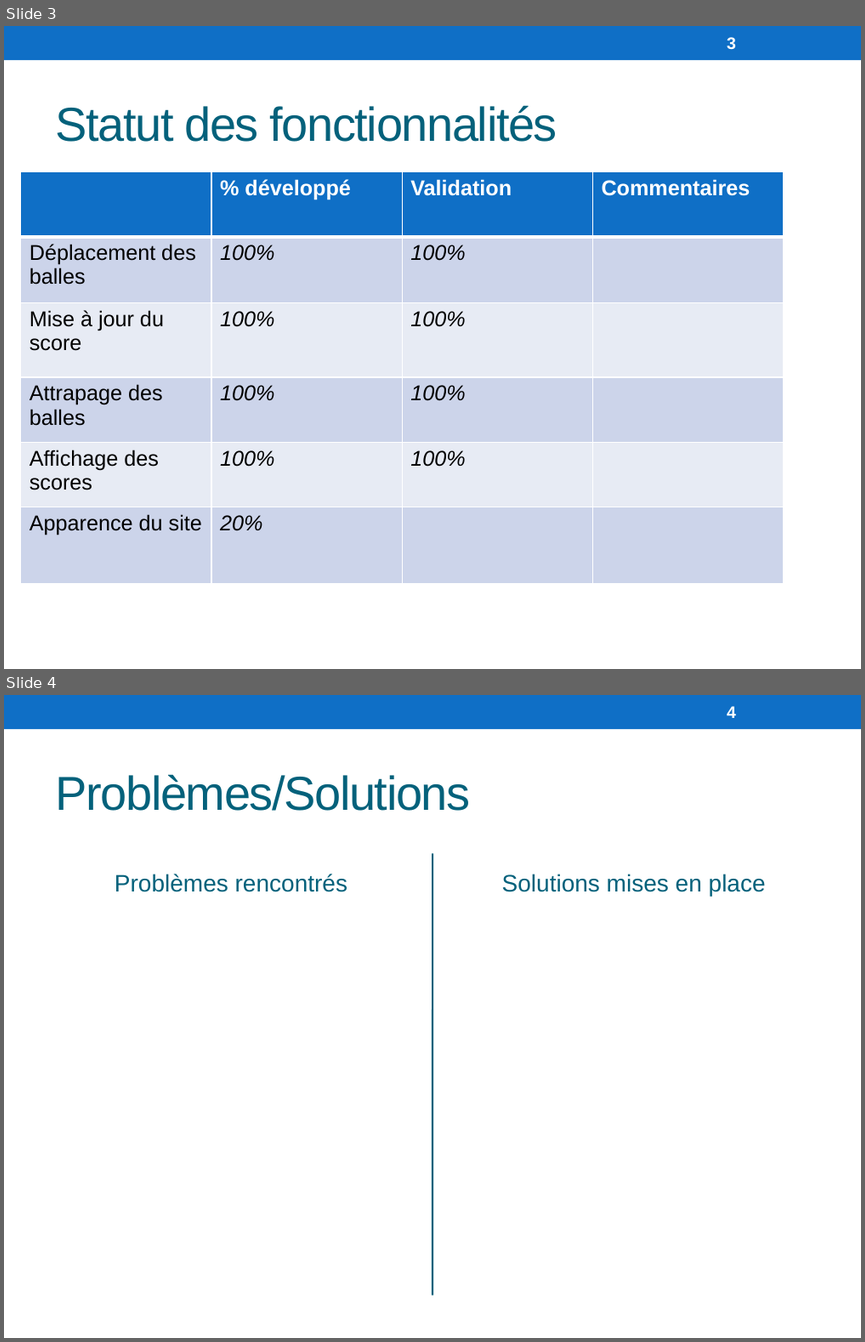
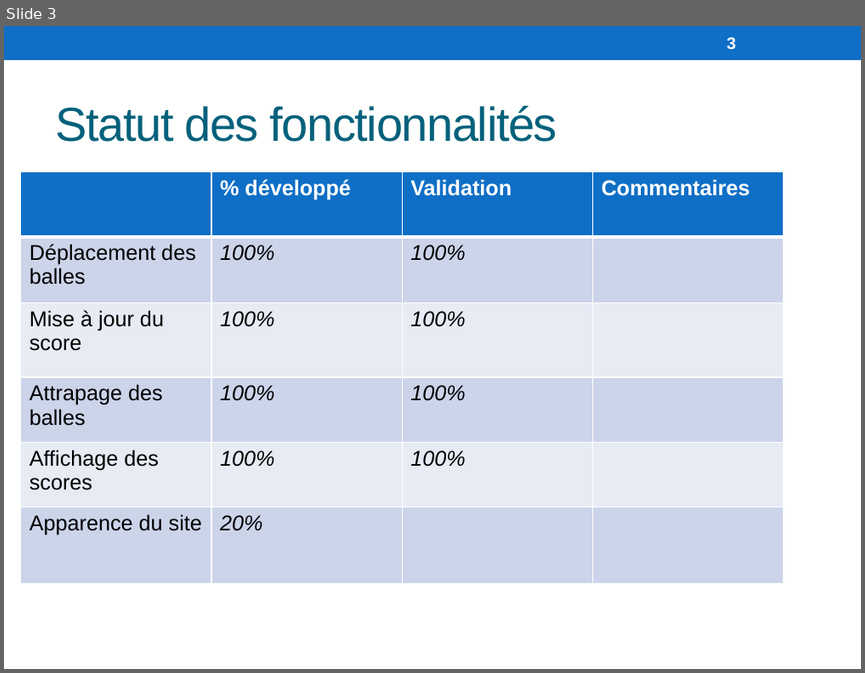
Before and after one commit to LeSphax/WalletGame, a slide deck: Présentation projet.pptx. Shown one above the other, each under a label of ours: slides 3 and 4 before the commit, slide 3 after it. The pictures are 865x1342 and 865x673 pixels, drawn with LibreOffice and Linux fonts; fonts in the diff are those of the drawing. Boxes give left, top, right and bottom in pixels: in the first picture for what was removed or moved away, otherwise in the second. Text is boxed around its words. In the diff, an @@ line names an element or a change of style, - is before the commit and + after.

Commit message:
Deleted useless slide

```diff
--- a/Présentation projet.pptx
+++ b/Présentation projet.pptx
@@ slide 4 removed at (4, 695, 861, 1338), background #FFFFFF; not listed: 1 template element that a slide beside it also shows @@
@@ page number removed at (726, 706, 736, 718) @@
-4
@@ title removed at (55, 774, 470, 811) @@
-Problèmes/Solutions
@@ line removed from (432, 853) to (432, 1295) @@
@@ text removed at (114, 873, 347, 892) @@
-Problèmes rencontrés
@@ text removed at (502, 873, 766, 896) @@
-Solutions mises en place
```
